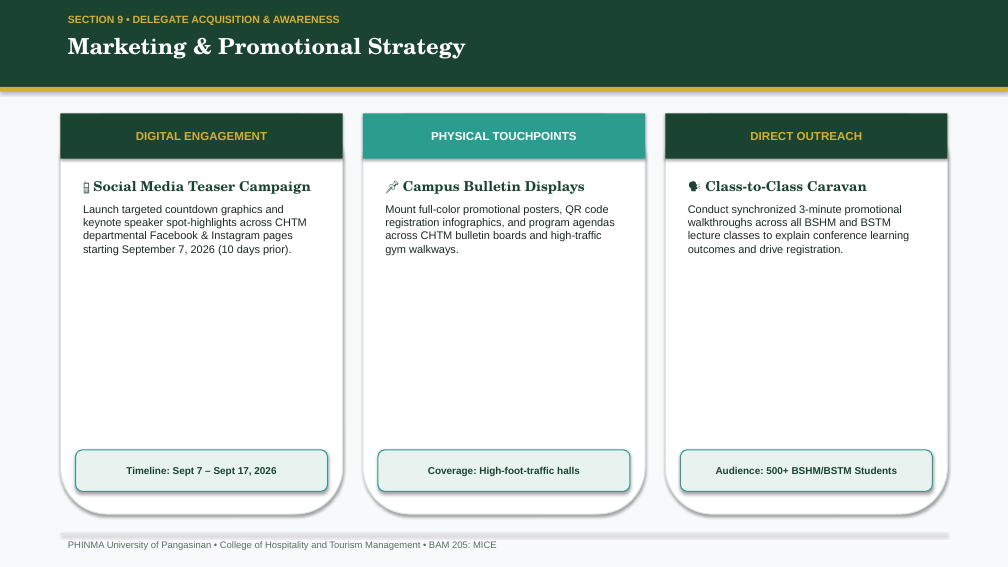
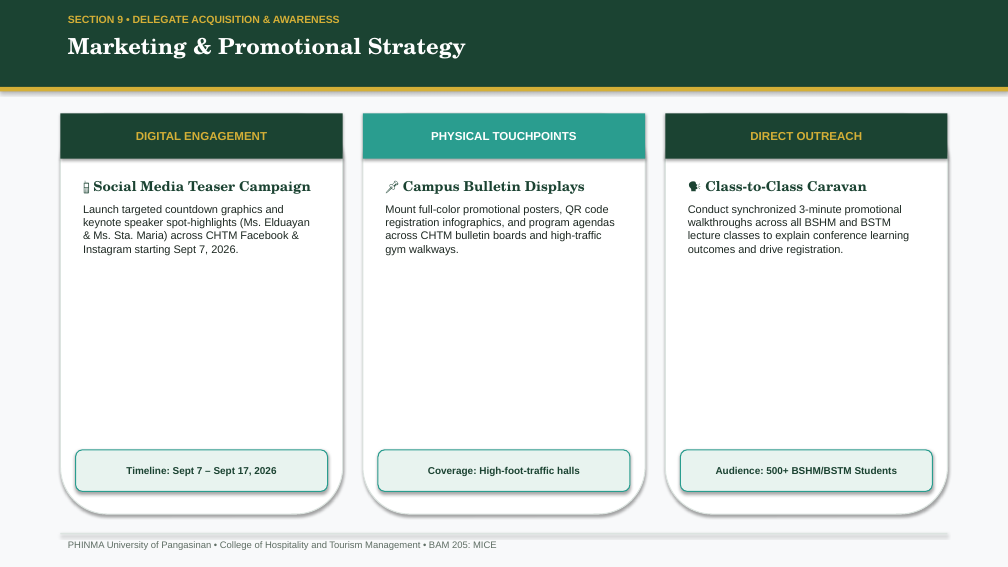
Before and after one commit to Yooxowie/PECS2026, a slide deck: slide 10 of PECS_2026_Animated_Presentation.pptx. Drawn at 1008x567 pixels with LibreOffice and Linux fonts; fonts in the diff are those of the drawing. Boxes give left, top, right and bottom in pixels: in the first picture for what was removed or moved away, otherwise in the second. Text is boxed around its words. In the diff, an @@ line names an element or a change of style, - is before the commit and + after.

Commit message:
feat: Update program flow with Keynotes Ms. Elduayan & Ms. Sta. Maria and synthesis session

```diff
--- a/PECS_2026_Animated_Presentation.pptx
+++ b/PECS_2026_Animated_Presentation.pptx
@@ text at (83,205,310,255): text changed @@
-Launch targeted countdown graphics and keynote speaker spot-highlights across CHTM departmental Facebook & Instagram pages starting September 7, 2026 (10 days prior).
+Launch targeted countdown graphics and keynote speaker spot-highlights (Ms. Elduayan & Ms. Sta. Maria) across CHTM Facebook & Instagram starting Sept 7, 2026.
```
Also in this commit, not shown: 14 other slides changed, 5 other files.
